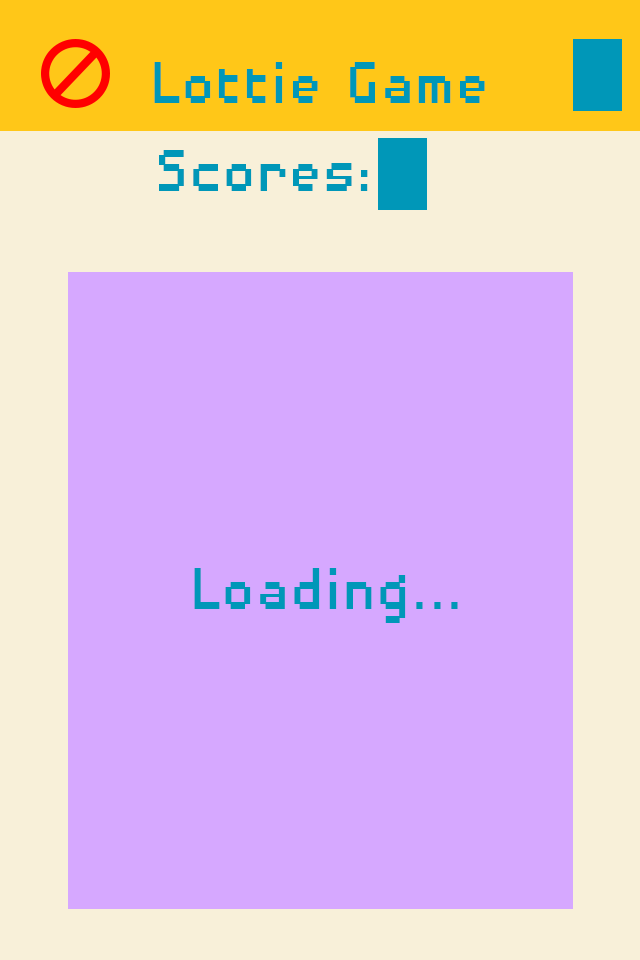
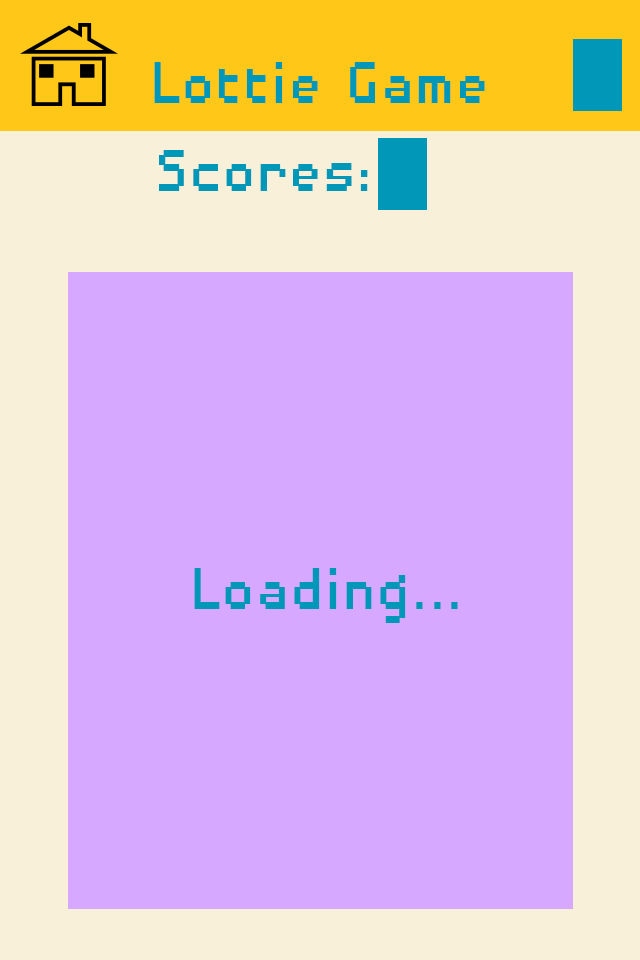
Layer changes from the first w=640, h=960 image to the second:
painted on "home" over [20,23,118,108]
